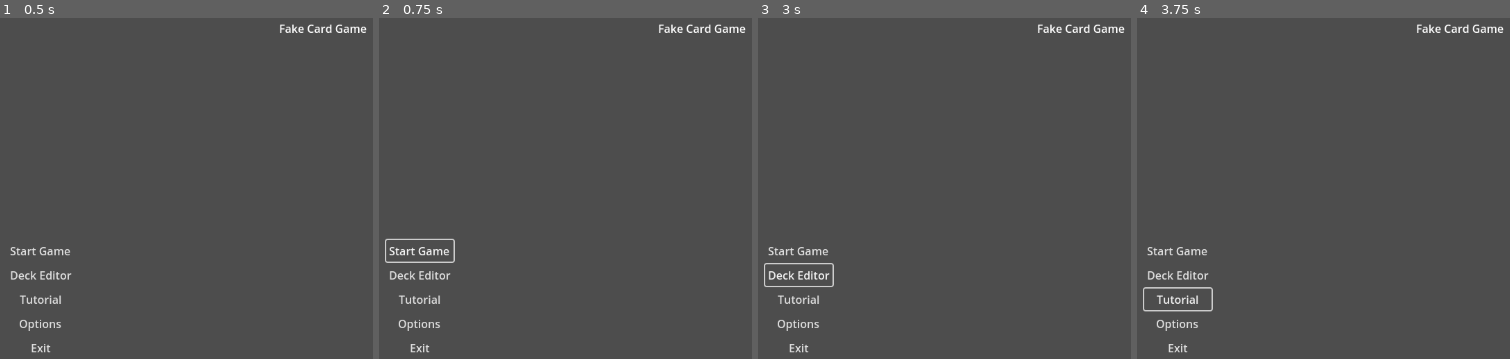
Above: before the commit, frames 1-4 (left to right).
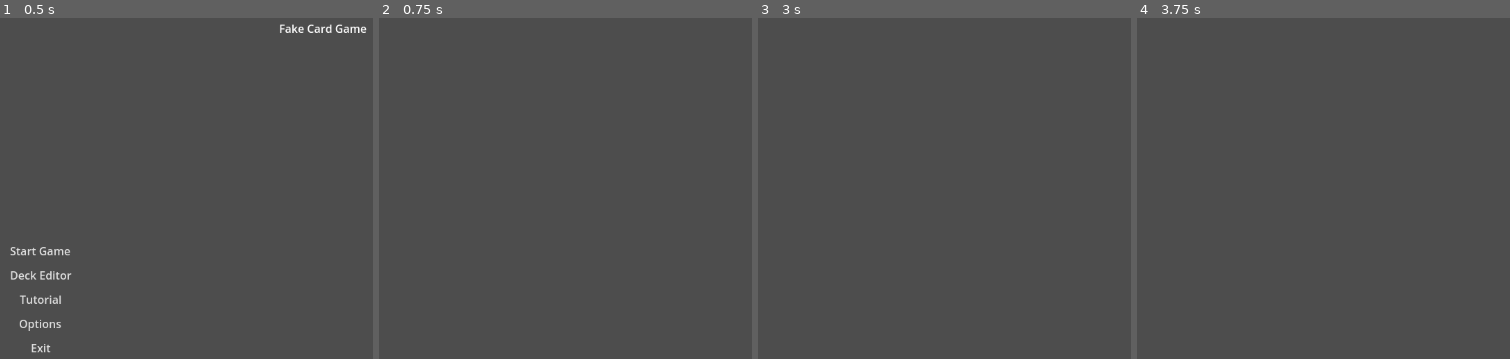
Above: after the commit, the same moments.

Repository: PizzaPolice/FakeCardGame
Game: Godot game, scene res://menu/mainmenu.tscn
Two runs of this game, one before a commit and one after it. Both use one fixed random seed, a clock stepped at 60 frames per second and the inputs below.
Inputs (mouse positions are in pixels of both pictures, inside the frame that each line leads up to):
- Up to frame 1 (0.5 s): no input
- Up to frame 2 (0.75 s): click "Start Game" at 0.5 s
- Up to frame 3 (3 s): click (799, 249) at 1.25 s, where only the run before the commit has a clickable "Start Game"; click (799, 249) at 2 s, where only the run before the commit has a clickable "Start Game"; click (799, 273) at 2.75 s, where only the run before the commit has a clickable "Deck Editor"
- Up to frame 4 (3.75 s): click (1178, 297) at 3.5 s, where only the run before the commit has a clickable "Tutorial"

Frame 1 is identical in both runs. In frame 2, 1.4% of the frame differs, in the area x 1-99%, y 1-99%; in frame 3, 1.3%; in frame 4, 1.4%.

Commit message:
Add readme

Diff:
--- a/menu/mainmenu.tscn
+++ b/menu/mainmenu.tscn
@@ -15,7 +15,7 @@
 #func _process(delta):
 #	pass
 func _pressed():
-	pass
+	get_tree().change_scene_to_file(\"res://ui/battlescreen.tscn\")
 
 "
 
--- /dev/null
+++ b/ui/battlescreen.tscn
@@ -0,0 +1,3 @@
+[gd_scene format=3 uid="uid://0cf303droub5"]
+
+[node name="battlescreen" type="Node2D"]
